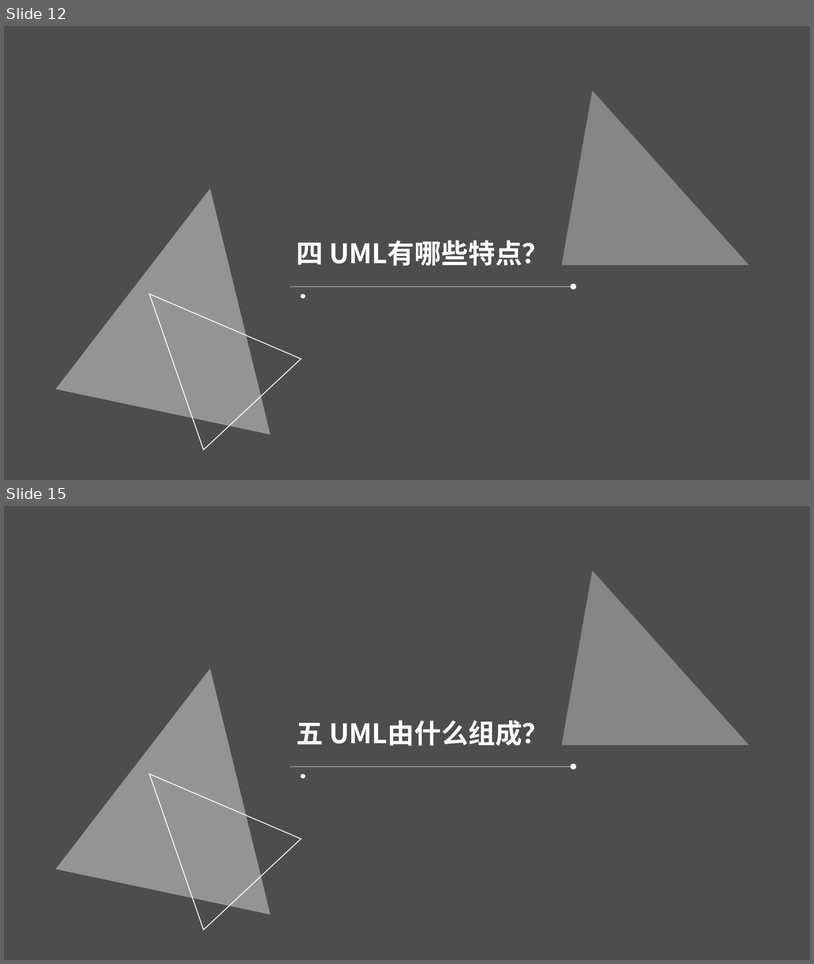
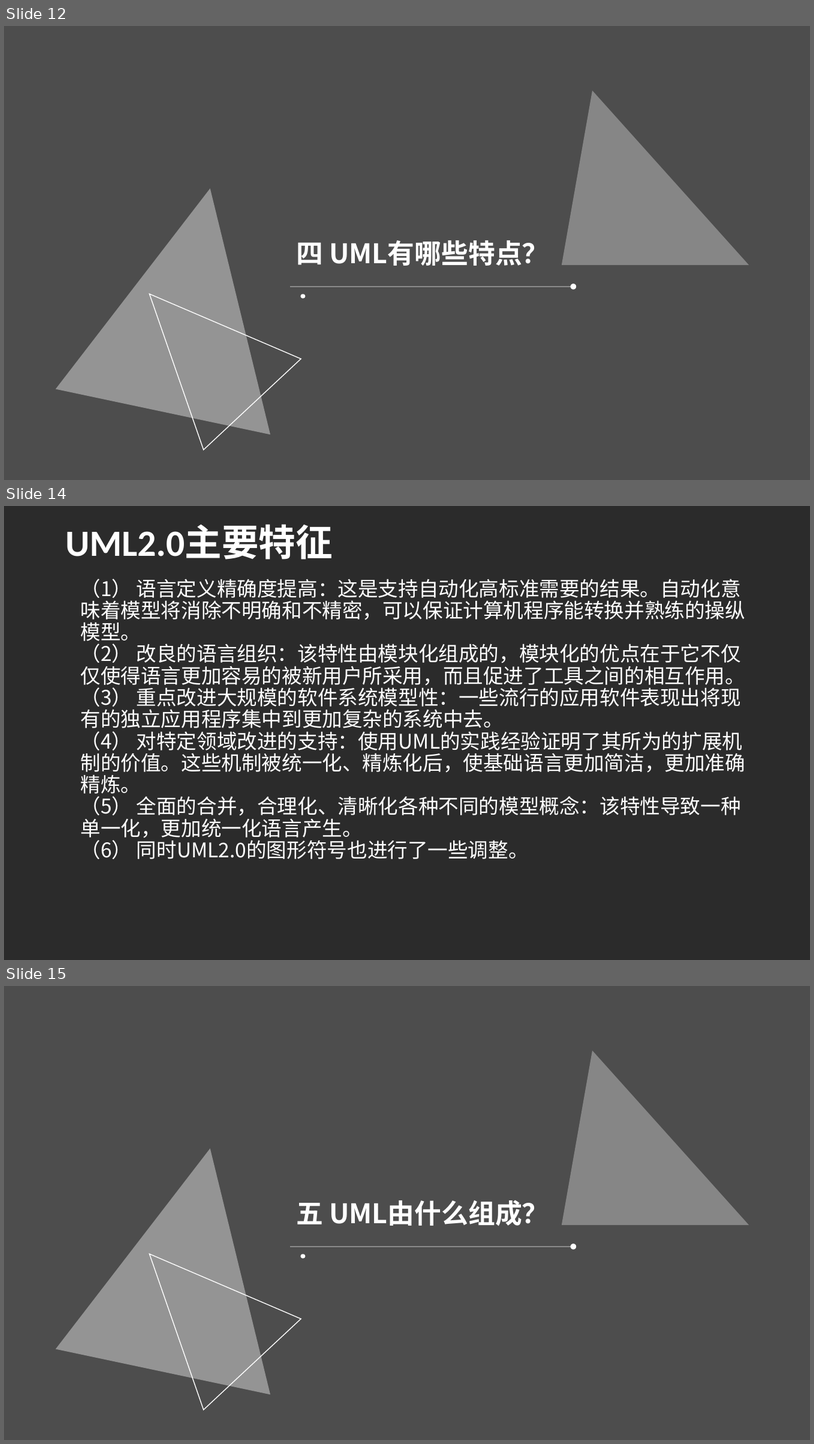
Before and after one commit to PRD2018-G10/TeachingAssistWebsiteProject, a slide deck: PRD2018-G10-UML概述PPT.ppt. Shown one above the other, each under a label of ours: slides 12 and 15 before the commit, slides 12, 14 and 15 after it; the slides between them are not shown. The pictures are 814x964 and 814x1444 pixels, drawn with LibreOffice and Linux fonts; fonts in the diff are those of the drawing; background and template pictures are left out; a plain dark background stands for a picture behind light text. Boxes give left, top, right and bottom in pixels: in the first picture for what was removed or moved away, otherwise in the second. Text is boxed around its words. In the diff, an @@ line names an element or a change of style, - is before the commit and + after.

```diff
--- a/PRD2018-G10-UML概述PPT.ppt
+++ b/PRD2018-G10-UML概述PPT.ppt
@@ slide 14 added at bbox=[4, 506, 810, 960], background picture (left out) @@
@@ title added at bbox=[65, 525, 332, 559], 44 pt, text #FFFFFF, bold @@
+UML2.0主要特征
@@ text added at bbox=[80, 579, 746, 859], 24 pt, text #FFFFFF @@
+（1） 语言定义精确度提高：这是支持自动化高标准需要的结果。自动化意味着模型将消除不明确和不精密，可以保证计算机程序能转换并熟练的操纵模型。
+（2） 改良的语言组织：该特性由模块化组成的，模块化的优点在于它不仅仅使得语言更加容易的被新用户所采用，而且促进了工具之间的相互作用。
+（3） 重点改进大规模的软件系统模型性：一些流行的应用软件表现出将现有的独立应用程序集中到更加复杂的系统中去。
+（4） 对特定领域改进的支持：使用UML的实践经验证明了其所为的扩展机制的价值。这些机制被统一化、精炼化后，使基础语言更加简洁，更加准确精炼。
+（5） 全面的合并，合理化、清晰化各种不同的模型概念：该特性导致一种单一化，更加统一化语言产生。
+（6） 同时UML2.0的图形符号也进行了一些调整。
```
Also in this commit, not shown: 12 slides changed, 6 other slides added, 3 slides removed.
